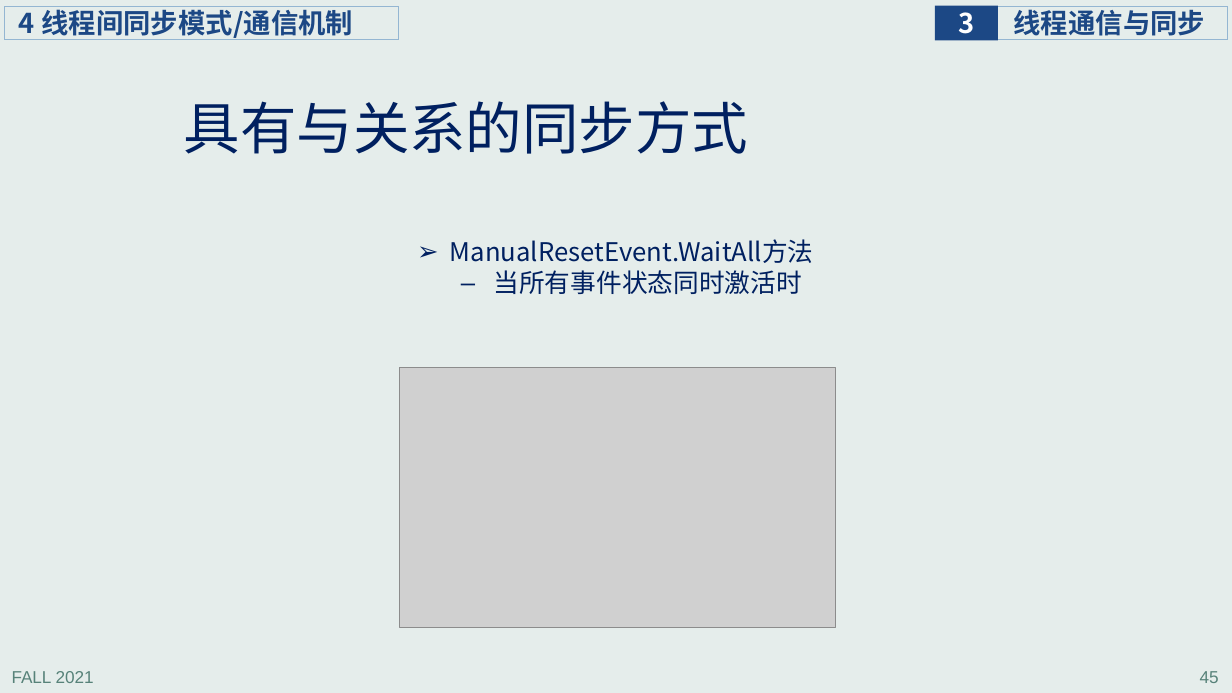
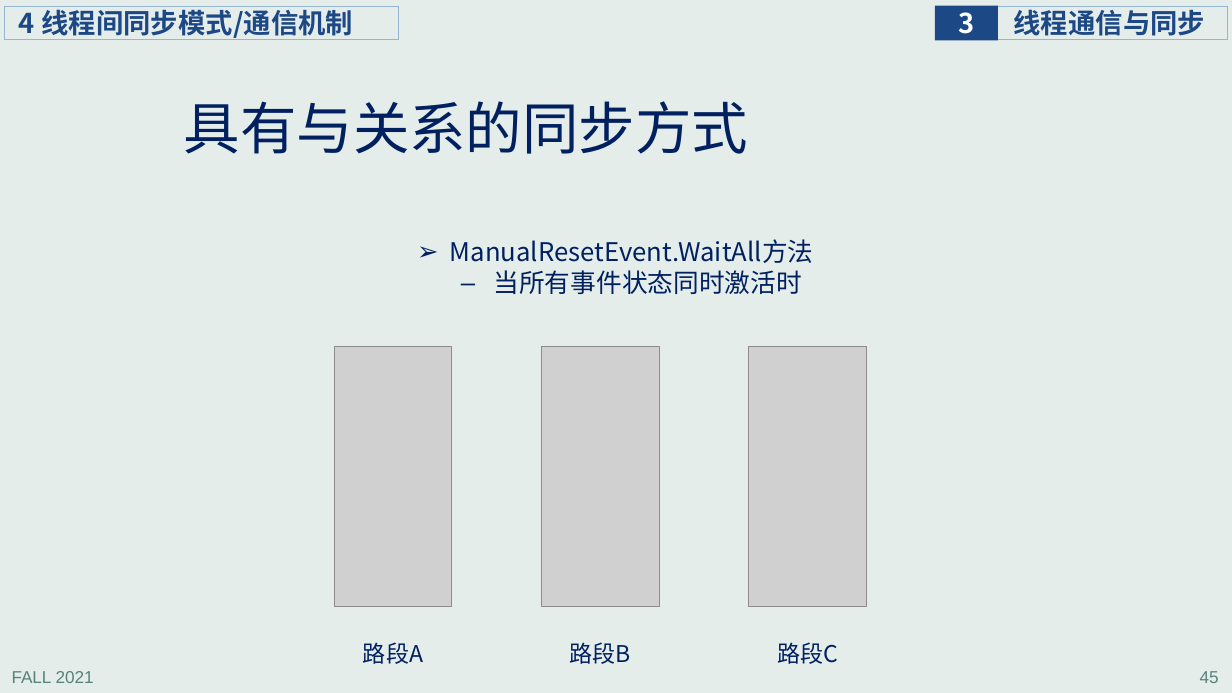
Before and after one commit to principleWindows/win-principle-2021, a slide deck: slide 45 of slides/instruction/principleWindows_3.pptx. Drawn at 1232x693 pixels with LibreOffice and Linux fonts; fonts in the diff are those of the drawing; grey boxes stand for pictures. Boxes give left, top, right and bottom in pixels: in the first picture for what was removed or moved away, otherwise in the second. Text is boxed around its words. In the diff, an @@ line names an element or a change of style, - is before the commit and + after.

```diff
--- a/slides/instruction/principleWindows_3.pptx
+++ b/slides/instruction/principleWindows_3.pptx
@@ picture added at <box>335,347,452,606</box> @@
@@ picture added at <box>542,347,659,606</box> @@
@@ picture added at <box>750,347,867,606</box> @@
@@ picture removed at <box>399,368,836,628</box> @@
@@ text added at <box>363,642,423,664</box>, 18 pt, text #002060 @@
+路段A
@@ text added at <box>570,642,631,664</box>, 18 pt, text #002060 @@
+路段B
@@ text added at <box>777,642,838,664</box>, 18 pt, text #002060 @@
+路段C
```
Also in this commit, not shown: 7 other slides changed, 3 other files.
